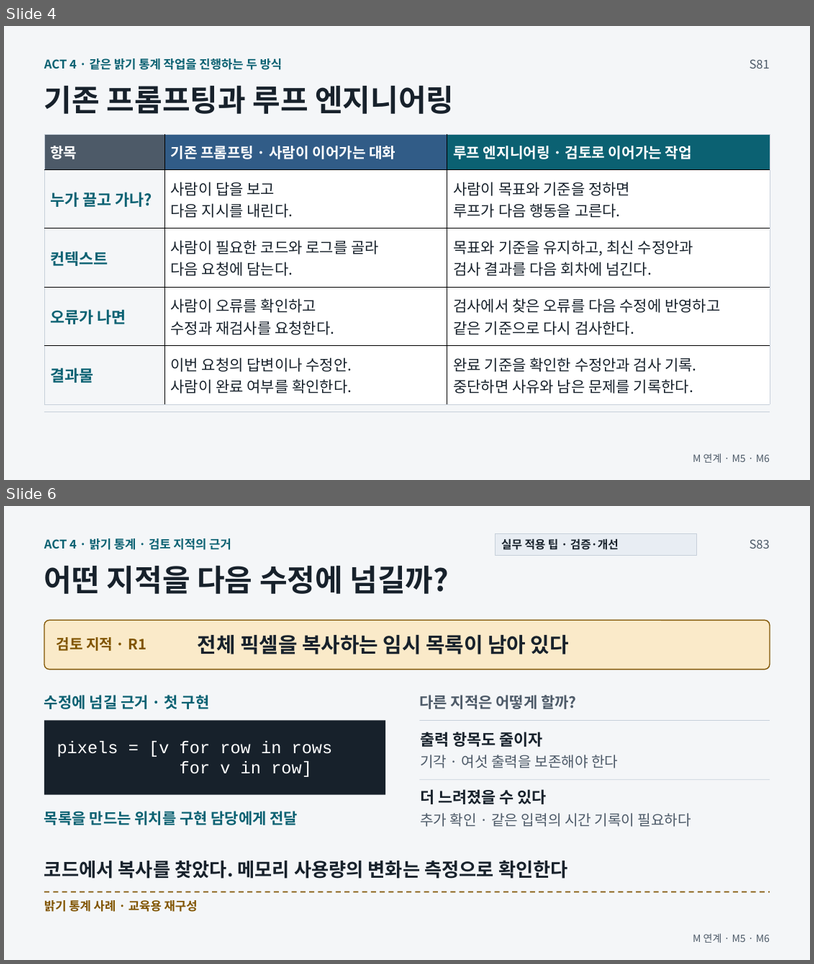
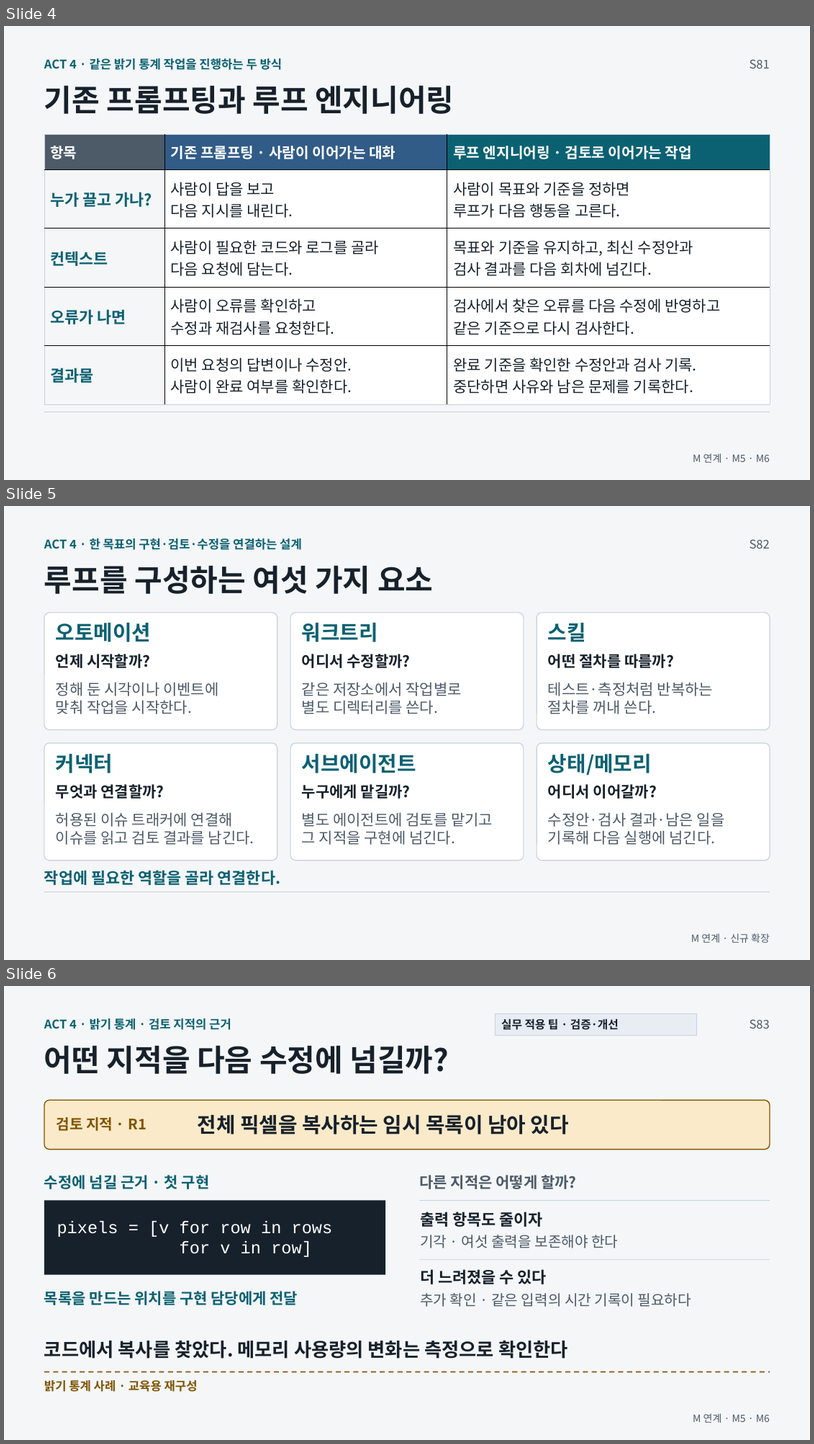
Before and after one commit to GideokKim/ai-dev-training, a slide deck: production/ACT_4.pptx. Shown one above the other, each under a label of ours: slides 4 and 6 before the commit, slides 4, 5 and 6 after it; the slides between them are not shown. The pictures are 814x964 and 814x1444 pixels, drawn with LibreOffice and Linux fonts; fonts in the diff are those of the drawing. Boxes give left, top, right and bottom in pixels: in the first picture for what was removed or moved away, otherwise in the second. Text is boxed around its words. In the diff, an @@ line names an element or a change of style, - is before the commit and + after.

```diff
--- a/production/ACT_4.pptx
+++ b/production/ACT_4.pptx
@@ slide 5 added at box(4, 506, 810, 960), background #F4F6F8 @@
@@ text added at box(44, 538, 302, 550), 14.2 pt, text #0B6172, bold @@
+ACT 4 · 한 목표의 구현·검토·수정을 연결하는 설계
@@ text added at box(750, 539, 770, 548), 14.2 pt, text #4D5A68 @@
+S82
@@ text added at box(44, 565, 433, 594), 36 pt, text #17212B, bold @@
+루프를 구성하는 여섯 가지 요소
@@ rounded rectangle added at box(44, 613, 278, 730), fill #FFFFFF, outline #C7D0DA 0.98 pt @@
@@ rounded rectangle added at box(291, 613, 524, 730), fill #FFFFFF, outline #C7D0DA 0.98 pt @@
@@ rounded rectangle added at box(537, 613, 770, 730), fill #FFFFFF, outline #C7D0DA 0.98 pt @@
@@ text added at box(56, 622, 152, 642), 24.8 pt, text #0B6172, bold @@
+오토메이션
@@ text added at box(302, 622, 378, 642), 24.8 pt, text #0B6172, bold @@
+워크트리
@@ text added at box(548, 623, 586, 642), 24.8 pt, text #0B6172, bold @@
+스킬
@@ text added at box(56, 654, 150, 668), 18 pt, text #17212B, bold @@
+언제 시작할까?
@@ text added at box(302, 654, 411, 668), 18 pt, text #17212B, bold @@
+어디서 수정할까?
@@ text added at box(548, 654, 674, 668), 18 pt, text #17212B, bold @@
+어떤 절차를 따를까?
@@ text added at box(56, 682, 219, 714), 18 pt, text #4D5A68 @@
+정해 둔 시각이나 이벤트에
+맞춰 작업을 시작한다.
@@ text added at box(302, 682, 461, 714), 18 pt, text #4D5A68 @@
+같은 저장소에서 작업별로
+별도 디렉터리를 쓴다.
@@ text added at box(548, 682, 713, 714), 18 pt, text #4D5A68 @@
+테스트·측정처럼 반복하는
+절차를 꺼내 쓴다.
@@ rounded rectangle added at box(44, 743, 278, 860), fill #FFFFFF, outline #C7D0DA 0.98 pt @@
@@ rounded rectangle added at box(291, 743, 524, 860), fill #FFFFFF, outline #C7D0DA 0.98 pt @@
@@ rounded rectangle added at box(537, 743, 770, 860), fill #FFFFFF, outline #C7D0DA 0.98 pt @@
@@ text added at box(56, 753, 113, 773), 24.8 pt, text #0B6172, bold @@
+커넥터
@@ text added at box(302, 753, 417, 773), 24.8 pt, text #0B6172, bold @@
+서브에이전트
@@ text added at box(548, 753, 652, 775), 24.8 pt, text #0B6172, bold @@
+상태/메모리
@@ text added at box(56, 784, 164, 798), 18 pt, text #17212B, bold @@
+무엇과 연결할까?
@@ text added at box(302, 784, 411, 798), 18 pt, text #17212B, bold @@
+누구에게 맡길까?
@@ text added at box(548, 784, 657, 798), 18 pt, text #17212B, bold @@
+어디서 이어갈까?
@@ text added at box(56, 812, 255, 844), 18 pt, text #4D5A68 @@
+허용된 이슈 트래커에 연결해
+이슈를 읽고 검토 결과를 남긴다.
@@ text added at box(302, 812, 493, 844), 18 pt, text #4D5A68 @@
+별도 에이전트에 검토를 맡기고
+그 지적을 구현에 넘긴다.
@@ text added at box(548, 812, 725, 844), 18 pt, text #4D5A68 @@
+수정안·검사 결과·남은 일을
+기록해 다음 실행에 넘긴다.
@@ text added at box(44, 870, 280, 885), 18.8 pt, text #0B6172, bold @@
+작업에 필요한 역할을 골라 연결한다.
@@ line added from (44, 892) to (771, 892), #C7D0DA 0.75 pt @@
@@ text added at box(692, 933, 770, 942), 12 pt, text #4D5A68 @@
+M 연계 · 신규 확장
```
Also in this commit, not shown: 1 slide removed, 30 other files.
